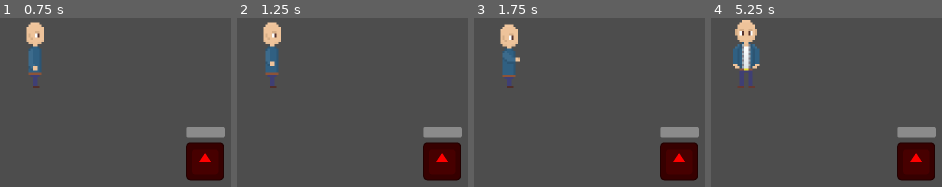
Above: before the commit, frames 1-4 (left to right).
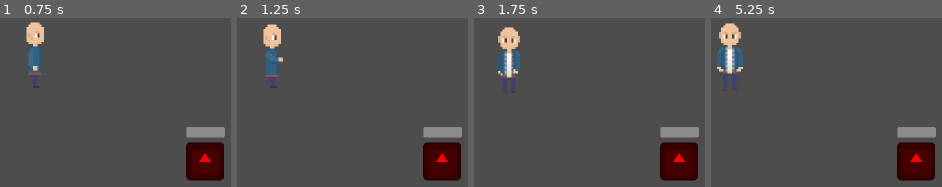
Above: after the commit, the same moments.

Repository: bekai-team/online-game-2026-bekai-team
Game: Godot game, scene res://scenes/world.tscn
The game is run twice, just before and just after one commit, with the same random seed, the same clock (stepped at 60 frames per second) and the same inputs. The engine's default icon, where the game draws it, is replaced by a stand-in: a white triangle on a blue panel in a dark square.
Inputs (mouse positions are in pixels of both pictures, inside the frame that each line leads up to):
- Up to frame 1 (0.75 s): tap Enter at 0.5 s; move the mouse to (outside the picture) at 0.52 s; hold D (move_right) from 0.53 s (still down); click (outside the picture) at 0.6 s
- Up to frame 2 (1.25 s): keep holding D (move_right)
- Up to frame 3 (1.75 s): move the mouse to (outside the picture) at 1.27 s; release D (move_right) at 1.28 s; hold S (move_down) from 1.28 s (still down); click (outside the picture) at 1.35 s
- Up to frame 4 (5.25 s): move the mouse to (outside the picture) at 2.02 s; release S (move_down) at 2.03 s; hold D (move_right) 2.03-2.78 s; click (outside the picture) at 2.1 s; move the mouse to (outside the picture) at 2.77 s; hold W (move_up) 2.78-3.53 s; click (outside the picture) at 2.85 s; move the mouse to (outside the picture) at 3.52 s; hold A (move_left) 3.53-5.03 s; click (outside the picture) at 3.6 s; move the mouse to (828, 175) at 4.27 s; click (828, 175) at 4.35 s; move the mouse to (outside the picture) at 5.02 s; hold S (move_down) from 5.03 s (still down); click (outside the picture) at 5.1 s

Frame 1 is identical in both runs. In frame 2, 0.8% of the frame differs, in the area x 11-20%, y 2-37%; in frame 3, 2.1%; in frame 4, 5.1%, in the area x 2-22%, y 1-44%.

Commit message:
perf: adjust animations speed and remove unnecessary frames

Diff:
--- a/client/scenes/node_2d.tscn
+++ b/client/scenes/node_2d.tscn
@@ -255,117 +255,89 @@
 atlas = ExtResource("5_j7wrs")
 region = Rect2(480, 0, 16, 32)
 
-[sub_resource type="AtlasTexture" id="AtlasTexture_mchk4"]
-atlas = ExtResource("3_rnjyy")
+[sub_resource type="AtlasTexture" id="AtlasTexture_gmqbl"]
+atlas = ExtResource("3_rnjyy")
+region = Rect2(272, 0, 16, 32)
+
+[sub_resource type="AtlasTexture" id="AtlasTexture_qkxkb"]
+atlas = ExtResource("3_rnjyy")
+region = Rect2(288, 0, 16, 32)
+
+[sub_resource type="AtlasTexture" id="AtlasTexture_k8pa6"]
+atlas = ExtResource("3_rnjyy")
+region = Rect2(304, 0, 16, 32)
+
+[sub_resource type="AtlasTexture" id="AtlasTexture_4bto7"]
+atlas = ExtResource("3_rnjyy")
+region = Rect2(320, 0, 16, 32)
+
+[sub_resource type="AtlasTexture" id="AtlasTexture_r6ssr"]
+atlas = ExtResource("3_rnjyy")
+region = Rect2(336, 0, 16, 32)
+
+[sub_resource type="AtlasTexture" id="AtlasTexture_6r0o2"]
+atlas = ExtResource("3_rnjyy")
+region = Rect2(368, 0, 16, 32)
+
+[sub_resource type="AtlasTexture" id="AtlasTexture_4urfc"]
+atlas = ExtResource("3_rnjyy")
+region = Rect2(384, 0, 16, 32)
+
+[sub_resource type="AtlasTexture" id="AtlasTexture_sfkyn"]
+atlas = ExtResource("3_rnjyy")
+region = Rect2(400, 0, 16, 32)
+
+[sub_resource type="AtlasTexture" id="AtlasTexture_hiivq"]
+atlas = ExtResource("4_04qyp")
+region = Rect2(272, 0, 16, 32)
+
+[sub_resource type="AtlasTexture" id="AtlasTexture_l2ef6"]
+atlas = ExtResource("4_04qyp")
+region = Rect2(288, 0, 16, 32)
+
+[sub_resource type="AtlasTexture" id="AtlasTexture_w8l5x"]
+atlas = ExtResource("4_04qyp")
+region = Rect2(304, 0, 16, 32)
+
+[sub_resource type="AtlasTexture" id="AtlasTexture_1wuir"]
+atlas = ExtResource("4_04qyp")
+region = Rect2(320, 0, 16, 32)
+
+[sub_resource type="AtlasTexture" id="AtlasTexture_uo1ep"]
+atlas = ExtResource("4_04qyp")
+region = Rect2(352, 0, 16, 32)
+
+[sub_resource type="AtlasTexture" id="AtlasTexture_xksap"]
+atlas = ExtResource("4_04qyp")
+region = Rect2(368, 0, 16, 32)
+
+[sub_resource type="AtlasTexture" id="AtlasTexture_ak85g"]
+atlas = ExtResource("4_04qyp")
+region = Rect2(384, 0, 16, 32)
+
+[sub_resource type="AtlasTexture" id="AtlasTexture_x4k2d"]
+atlas = ExtResource("4_04qyp")
+region = Rect2(400, 0, 16, 32)
+
+[sub_resource type="AtlasTexture" id="AtlasTexture_lnvns"]
+atlas = ExtResource("5_j7wrs")
+region = Rect2(192, 0, 16, 32)
+
+[sub_resource type="AtlasTexture" id="AtlasTexture_sr1wi"]
+atlas = ExtResource("5_j7wrs")
+region = Rect2(208, 0, 16, 32)
+
+[sub_resource type="AtlasTexture" id="AtlasTexture_wx07a"]
+atlas = ExtResource("5_j7wrs")
+region = Rect2(224, 0, 16, 32)
+
+[sub_resource type="AtlasTexture" id="AtlasTexture_rnubh"]
+atlas = ExtResource("5_j7wrs")
+region = Rect2(240, 0, 16, 32)
+
+[sub_resource type="AtlasTexture" id="AtlasTexture_5leur"]
+atlas = ExtResource("5_j7wrs")
 region = Rect2(256, 0, 16, 32)
-
-[sub_resource type="AtlasTexture" id="AtlasTexture_gmqbl"]
-atlas = ExtResource("3_rnjyy")
-region = Rect2(272, 0, 16, 32)
-
-[sub_resource type="AtlasTexture" id="AtlasTexture_qkxkb"]
-atlas = ExtResource("3_rnjyy")
-region = Rect2(288, 0, 16, 32)
-
-[sub_resource type="AtlasTexture" id="AtlasTexture_k8pa6"]
-atlas = ExtResource("3_rnjyy")
-region = Rect2(304, 0, 16, 32)
-
-[sub_resource type="AtlasTexture" id="AtlasTexture_4bto7"]
-atlas = ExtResource("3_rnjyy")
-region = Rect2(320, 0, 16, 32)
-
-[sub_resource type="AtlasTexture" id="AtlasTexture_r6ssr"]
-atlas = ExtResource("3_rnjyy")
-region = Rect2(336, 0, 16, 32)
-
-[sub_resource type="AtlasTexture" id="AtlasTexture_6ocxv"]
-atlas = ExtResource("3_rnjyy")
-region = Rect2(352, 0, 16, 32)
-
-[sub_resource type="AtlasTexture" id="AtlasTexture_6r0o2"]
-atlas = ExtResource("3_rnjyy")
-region = Rect2(368, 0, 16, 32)
-
-[sub_resource type="AtlasTexture" id="AtlasTexture_4urfc"]
-atlas = ExtResource("3_rnjyy")
-region = Rect2(384, 0, 16, 32)
-
-[sub_resource type="AtlasTexture" id="AtlasTexture_sfkyn"]
-atlas = ExtResource("3_rnjyy")
-region = Rect2(400, 0, 16, 32)
-
-[sub_resource type="AtlasTexture" id="AtlasTexture_rntdg"]
-atlas = ExtResource("4_04qyp")
-region = Rect2(256, 0, 16, 32)
-
-[sub_resource type="AtlasTexture" id="AtlasTexture_hiivq"]
-atlas = ExtResource("4_04qyp")
-region = Rect2(272, 0, 16, 32)
-
-[sub_resource type="AtlasTexture" id="AtlasTexture_l2ef6"]
-atlas = ExtResource("4_04qyp")
-region = Rect2(288, 0, 16, 32)
-
-[sub_resource type="AtlasTexture" id="AtlasTexture_w8l5x"]
-atlas = ExtResource("4_04qyp")
-region = Rect2(304, 0, 16, 32)
-
-[sub_resource type="AtlasTexture" id="AtlasTexture_1wuir"]
-atlas = ExtResource("4_04qyp")
-region = Rect2(320, 0, 16, 32)
-
-[sub_resource type="AtlasTexture" id="AtlasTexture_o4urf"]
-atlas = ExtResource("4_04qyp")
-region = Rect2(336, 0, 16, 32)
-
-[sub_resource type="AtlasTexture" id="AtlasTexture_uo1ep"]
-atlas = ExtResource("4_04qyp")
-region = Rect2(352, 0, 16, 32)
-
-[sub_resource type="AtlasTexture" id="AtlasTexture_xksap"]
-atlas = ExtResource("4_04qyp")
-region = Rect2(368, 0, 16, 32)
-
-[sub_resource type="AtlasTexture" id="AtlasTexture_ak85g"]
-atlas = ExtResource("4_04qyp")
-region = Rect2(384, 0, 16, 32)
-
-[sub_resource type="AtlasTexture" id="AtlasTexture_x4k2d"]
-atlas = ExtResource("4_04qyp")
-region = Rect2(400, 0, 16, 32)
-
-[sub_resource type="AtlasTexture" id="AtlasTexture_jws35"]
-atlas = ExtResource("4_04qyp")
-region = Rect2(416, 0, 16, 32)
-
-[sub_resource type="AtlasTexture" id="AtlasTexture_haaho"]
-atlas = ExtResource("5_j7wrs")
-region = Rect2(176, 0, 16, 32)
-
-[sub_resource type="AtlasTexture" id="AtlasTexture_lnvns"]
-atlas = ExtResource("5_j7wrs")
-region = Rect2(192, 0, 16, 32)
-
-[sub_resource type="AtlasTexture" id="AtlasTexture_sr1wi"]
-atlas = ExtResource("5_j7wrs")
-region = Rect2(208, 0, 16, 32)
-
-[sub_resource type="AtlasTexture" id="AtlasTexture_wx07a"]
-atlas = ExtResource("5_j7wrs")
-region = Rect2(224, 0, 16, 32)
-
-[sub_resource type="AtlasTexture" id="AtlasTexture_rnubh"]
-atlas = ExtResource("5_j7wrs")
-region = Rect2(240, 0, 16, 32)
-
-[sub_resource type="AtlasTexture" id="AtlasTexture_5leur"]
-atlas = ExtResource("5_j7wrs")
-region = Rect2(256, 0, 16, 32)
-
-[sub_resource type="AtlasTexture" id="AtlasTexture_p421j"]
-atlas = ExtResource("5_j7wrs")
-region = Rect2(272, 0, 16, 32)
 
 [sub_resource type="AtlasTexture" id="AtlasTexture_p6t5t"]
 atlas = ExtResource("5_j7wrs")
@@ -522,7 +494,7 @@
 }],
 "loop": false,
 "name": &"punch_down",
-"speed": 5.0
+"speed": 10.0
 }, {
 "frames": [{
 "duration": 1.0,
@@ -557,7 +529,7 @@
 }],
 "loop": false,
 "name": &"punch_side",
-"speed": 5.0
+"speed": 10.0
 }, {
 "frames": [{
 "duration": 1.0,
@@ -592,12 +564,9 @@
 }],
 "loop": false,
 "name": &"punch_up",
-"speed": 5.0
-}, {
-"frames": [{
-"duration": 1.0,
-"texture": SubResource("AtlasTexture_mchk4")
-}, {
+"speed": 10.0
+}, {
+"frames": [{
 "duration": 1.0,
 "texture": SubResource("AtlasTexture_gmqbl")
 }, {
@@ -612,9 +581,6 @@
 }, {
 "duration": 1.0,
 "texture": SubResource("AtlasTexture_r6ssr")
-}, {
-"duration": 1.0,
-"texture": SubResource("AtlasTexture_6ocxv")
 }, {
 "duration": 1.0,
 "texture": SubResource("AtlasTexture_6r0o2")
@@ -627,12 +593,9 @@
 }],
 "loop": true,
 "name": &"walk_down",
-"speed": 5.0
-}, {
-"frames": [{
-"duration": 1.0,
-"texture": SubResource("AtlasTexture_rntdg")
-}, {
+"speed": 10.0
+}, {
+"frames": [{
 "duration": 1.0,
 "texture": SubResource("AtlasTexture_hiivq")
 }, {
@@ -646,9 +609,6 @@
 "texture": SubResource("AtlasTexture_1wuir")
 }, {
 "duration": 1.0,
-"texture": SubResource("AtlasTexture_o4urf")
-}, {
-"duration": 1.0,
 "texture": SubResource("AtlasTexture_uo1ep")
 }, {
 "duration": 1.0,
@@ -659,18 +619,12 @@
 }, {
 "duration": 1.0,
 "texture": SubResource("AtlasTexture_x4k2d")
-}, {
-"duration": 1.0,
-"texture": SubResource("AtlasTexture_jws35")
 }],
 "loop": true,
 "name": &"walk_side",
-"speed": 5.0
-}, {
-"frames": [{
-"duration": 1.0,
-"texture": SubResource("AtlasTexture_haaho")
-}, {
+"speed": 10.0
+}, {
+"frames": [{
 "duration": 1.0,
 "texture": SubResource("AtlasTexture_lnvns")
 }, {
@@ -685,9 +639,6 @@
 }, {
 "duration": 1.0,
 "texture": SubResource("AtlasTexture_5leur")
-}, {
-"duration": 1.0,
-"texture": SubResource("AtlasTexture_p421j")
 }, {
 "duration": 1.0,
 "texture": SubResource("AtlasTexture_p6t5t")
@@ -700,7 +651,7 @@
 }],
 "loop": true,
 "name": &"walk_up",
-"speed": 5.0
+"speed": 10.0
 }]
 
 [node name="CharacterBody2D" type="CharacterBody2D" unique_id=1068875508]
@@ -726,4 +677,5 @@
 position = Vector2(6, -12)
 scale = Vector2(1.75, 1.75)
 sprite_frames = SubResource("SpriteFrames_xtx0q")
-animation = &"punch_up"
+animation = &"walk_up"
+frame_progress = 0.3609309
